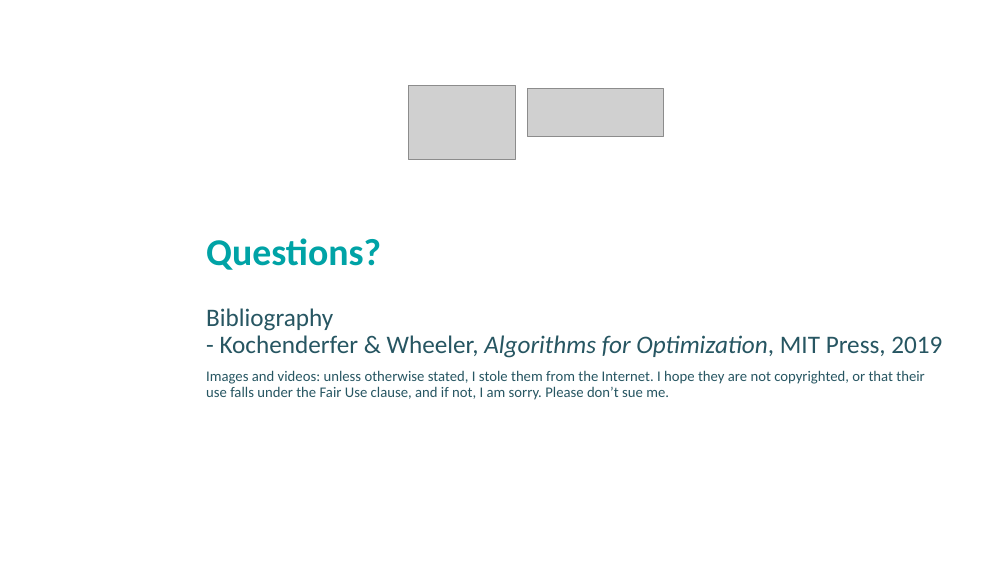
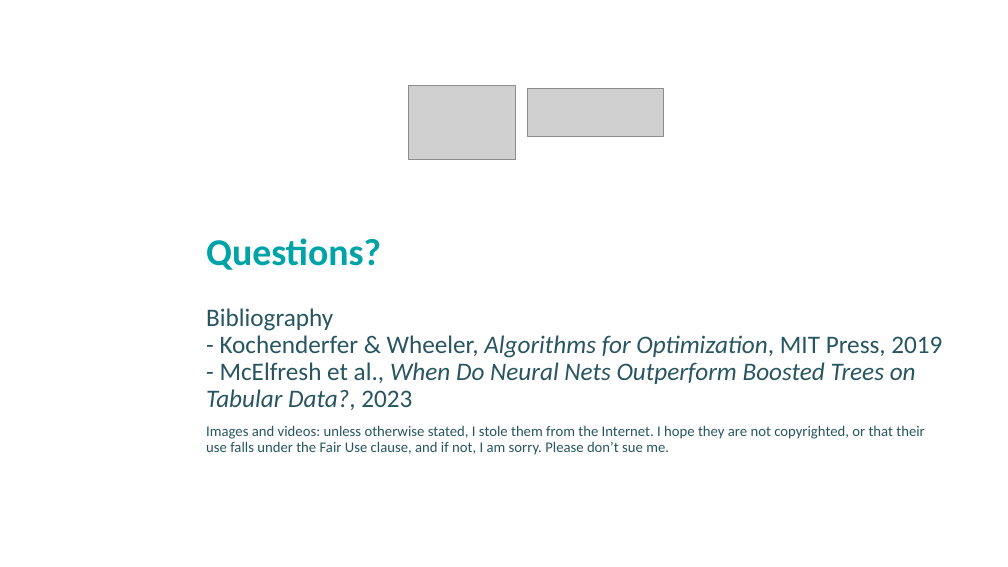
Before and after one commit to albertotonda/teaching, a slide deck: slide 15 of optimization-methods-for-artificial-intelligence/ml-decision-trees-ensembles.pptx. Drawn at 1008x567 pixels with LibreOffice and Linux fonts; fonts in the diff are those of the drawing; grey boxes stand for pictures; background and template pictures are left out. Boxes give left, top, right and bottom in pixels: in the first picture for what was removed or moved away, otherwise in the second. Text is boxed around its words. In the diff, an @@ line names an element or a change of style, - is before the commit and + after.

```diff
--- a/optimization-methods-for-artificial-intelligence/ml-decision-trees-ensembles.pptx
+++ b/optimization-methods-for-artificial-intelligence/ml-decision-trees-ensembles.pptx
@@ subtitle at (206,308,942,410): text changed; italic on @@
-Bibliography
-- Kochenderfer & Wheeler, Algorithms for Optimization, MIT Press, 2019
+Bibliography
+- Kochenderfer & Wheeler, Algorithms for Optimization, MIT Press, 2019
+- McElfresh et al., When Do Neural Nets Outperform Boosted Trees on Tabular Data?, 2023
```
Also in this commit, not shown: 9 other files.
